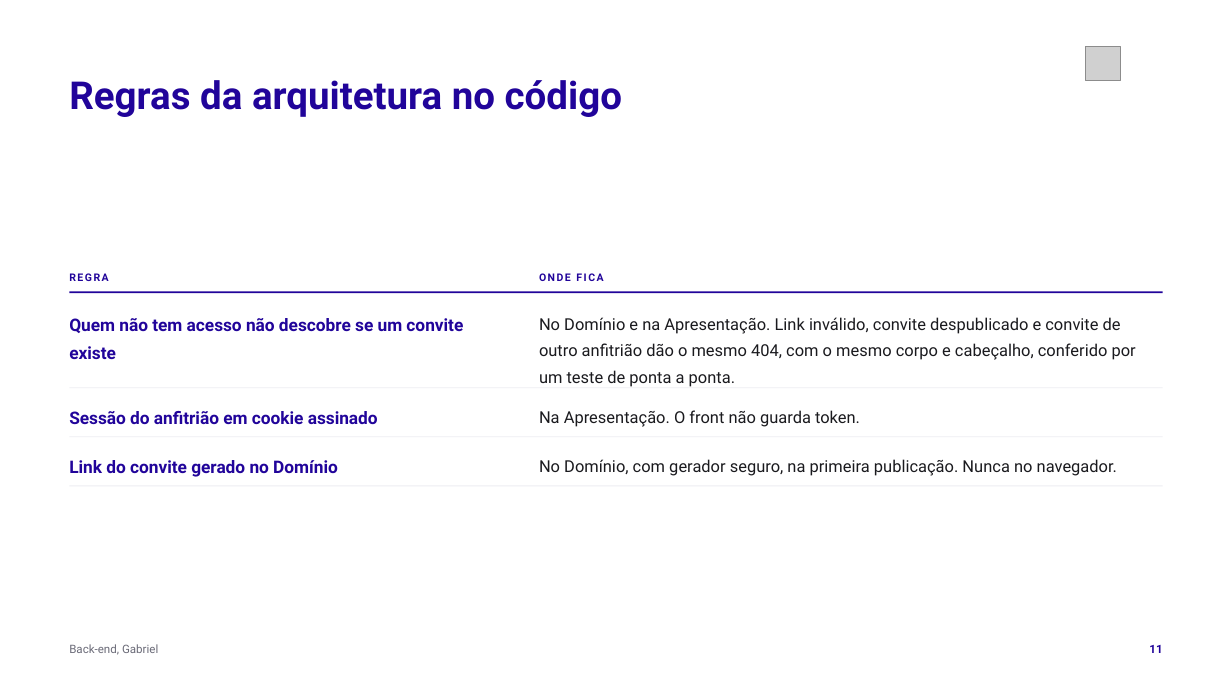
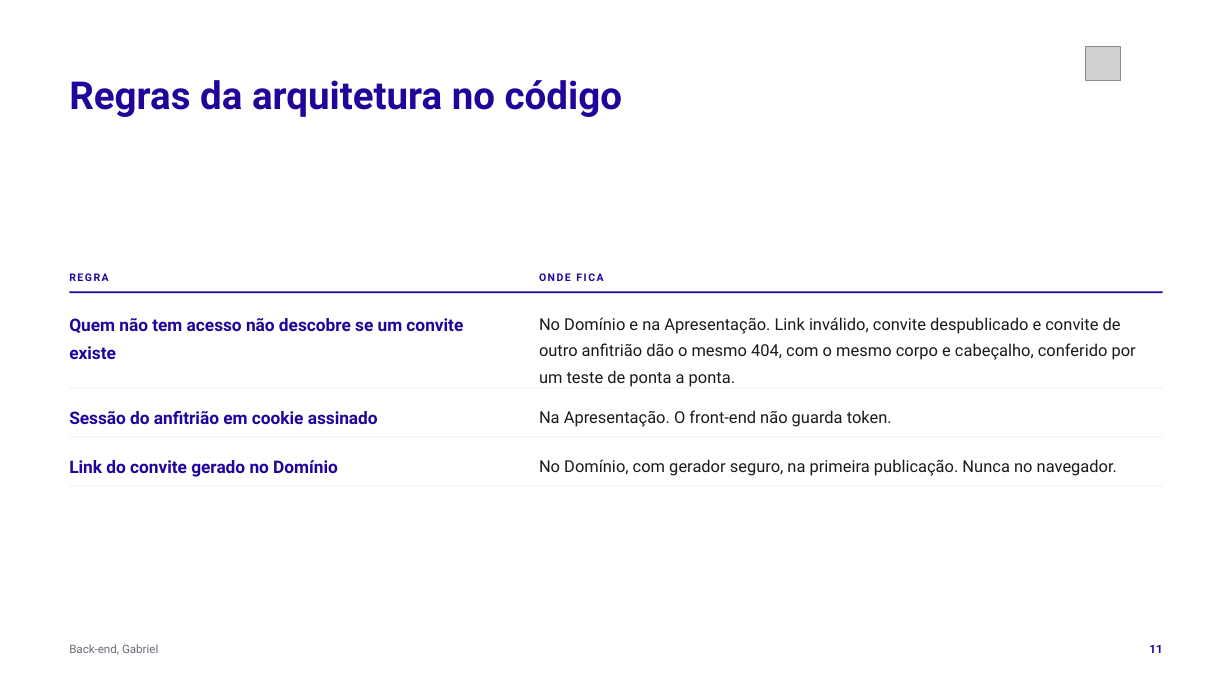
Before and after one commit to tcpassos/invite-app, a slide deck: slide 11 of trabalhos/T3-Apresentacao-Intermediaria.pptx. Drawn at 1232x693 pixels with LibreOffice and Linux fonts; fonts in the diff are those of the drawing; grey boxes stand for pictures. Boxes give left, top, right and bottom in pixels: in the first picture for what was removed or moved away, otherwise in the second. Text is boxed around its words. In the diff, an @@ line names an element or a change of style, - is before the commit and + after.

```diff
--- a/trabalhos/T3-Apresentacao-Intermediaria.pptx
+++ b/trabalhos/T3-Apresentacao-Intermediaria.pptx
@@ text at [539,410,892,427]: text changed @@
-Na Apresentação. O front não guarda token.
+Na Apresentação. O front-end não guarda token.
```
Also in this commit, not shown: 5 other slides changed, 3 other files.
